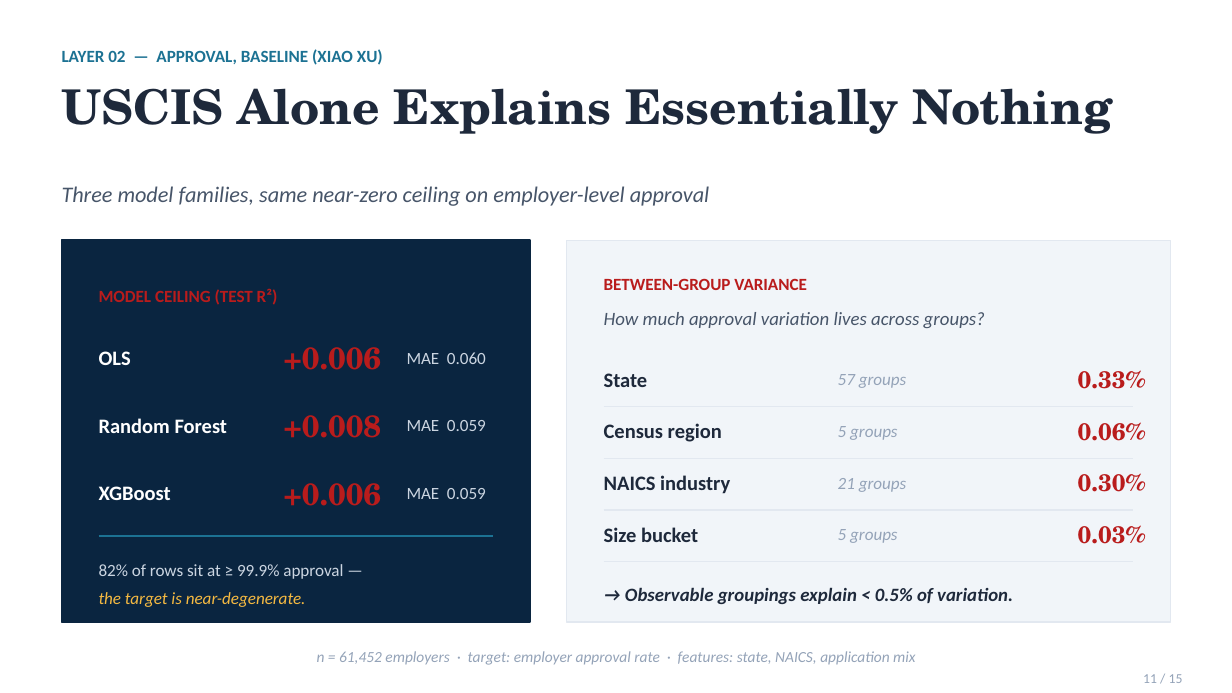
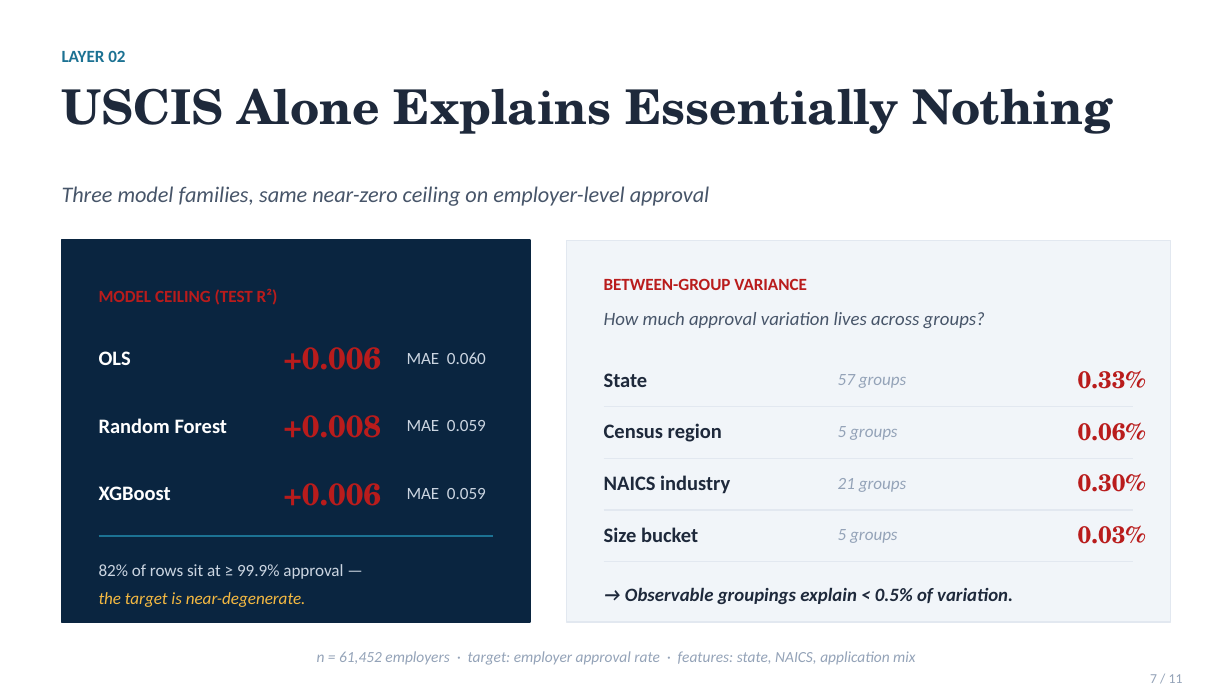
Before and after one commit to AdamXiaoRose/Massive-Data-Project2, a slide deck: slide 11 of slides/Massive Data Final Project.pptx. Drawn at 1232x693 pixels with LibreOffice and Linux fonts; fonts in the diff are those of the drawing. Boxes give left, top, right and bottom in pixels: in the first picture for what was removed or moved away, otherwise in the second. Text is boxed around its words. In the diff, an @@ line names an element or a change of style, - is before the commit and + after.

```diff
--- a/slides/Massive Data Final Project.pptx
+++ b/slides/Massive Data Final Project.pptx
@@ text at [62, 50, 125, 62]: text changed @@
-LAYER 02 — APPROVAL, BASELINE (XIAO XU)
+LAYER 02
@@ text at [1150, 674, 1183, 683]: text changed @@
-11 / 15
+7 / 11
```
Also in this commit, not shown: 11 other slides changed, 4 other files.
